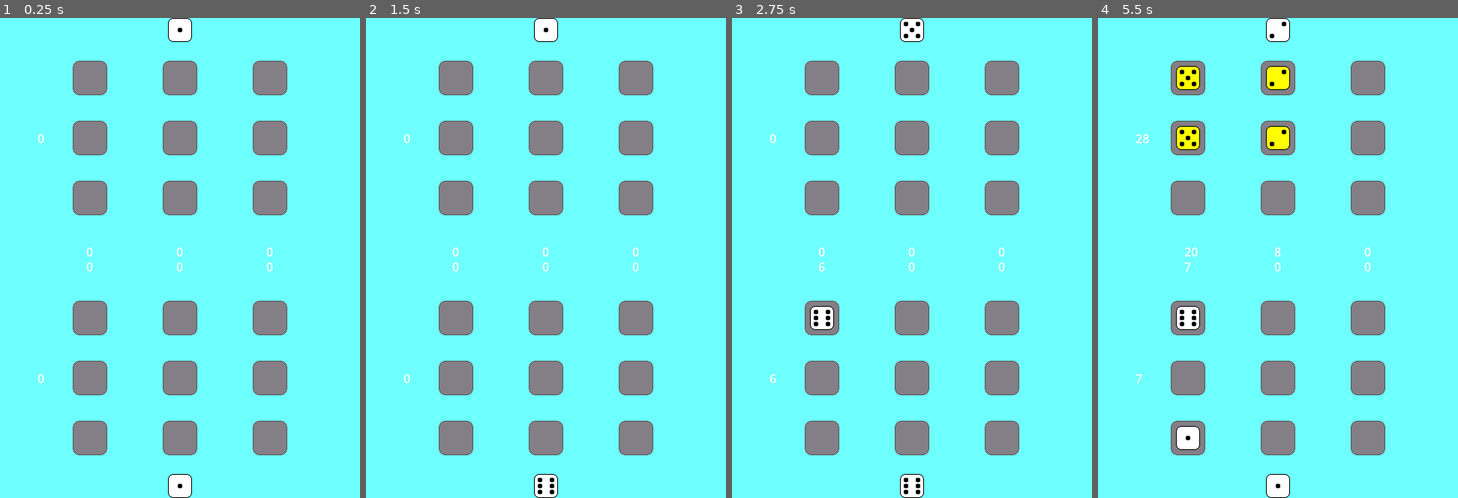
Above: before the commit, frames 1-4 (left to right).
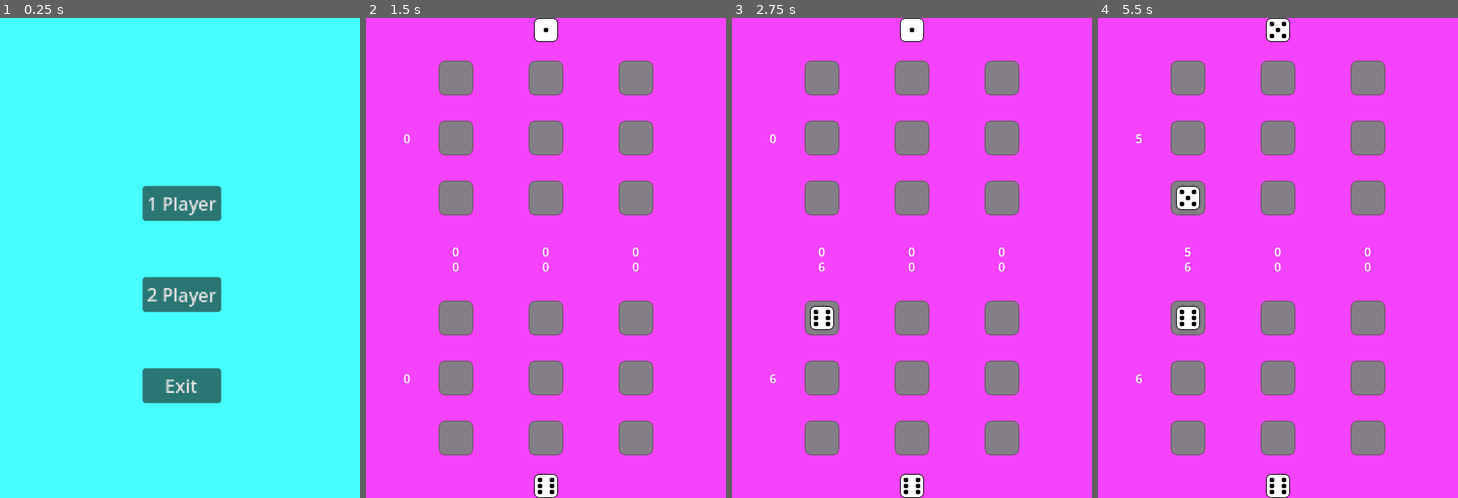
Above: after the commit, the same moments.

Repository: Hugo-Blosse/knucklebones1
Game: Godot game, scene res://mmenu.tscn
Two runs of this game, one before a commit and one after it. Both use one fixed random seed, a clock stepped at 60 frames per second and the inputs below. Before the commit the project starts from res://computer.tscn. The engine's default icon, where the game draws it, is replaced by a stand-in: a white triangle on a blue panel in a dark square.
Inputs (mouse positions are in pixels of both pictures, inside the frame that each line leads up to; where the layout moved, square brackets give the same spot in the first picture):
- Up to frame 1 (0.25 s): no input
- Up to frame 2 (1.5 s): click (549, 296) at 0.5 s, where only the run after the commit has a clickable "2 Player"; click (546, 488) at 1.25 s
- Up to frame 3 (2.75 s): click (822, 315) at 2 s
- Up to frame 4 (5.5 s): click (1188, 138) at 2.77 s; click (1278, 27) [1278, 488] at 3.5 s; click (1188, 200) [1188, 440] at 4.25 s; click (1278, 75) at 5.02 s

The runs differ from the first frame. In frame 1, 100% of the frame differs, in the area x 0-100%, y 0-100%; in frame 2, 87%; in frame 3, 87%; in frame 4, 89%.

Commit message:
menu
added menu with options to play computer or other player
added exit to menu button after game

Diff:
--- a/Main.gd
+++ b/Main.gd
@@ -29,14 +29,14 @@
 func _end() -> void:
 	var score1 : int = $P1FieldManager._game_ended()
 	var score2 : int = $P2FieldManager._game_ended()
-	$EndScreen/VBoxContainer/Label2.text = str(score1, " ", score2)
+	var s : String = ""
 	if score1 > score2:
-		$EndScreen/VBoxContainer/Label.text = "1 win"
+		s = "1 win"
 	elif  score1 < score2:
-		$EndScreen/VBoxContainer/Label.text = "2 win"
+		s = "2 win"
 	else:
-		$EndScreen/VBoxContainer/Label.text = "draw"
-	$EndScreen.visible = true
+		s = "draw"
+	$EndScreen.set_labels_text(str(score1, " ", score2), s)
 
 
 func _check_enemy_dices(val, field, fm) -> void:
@@ -44,3 +44,13 @@
 		$P2FieldManager.check_enemy_column(val, field)
 	else:
 		$P1FieldManager.check_enemy_column(val, field)
+
+
+func _restart() -> void:
+	$P1FieldManager.restart()
+	$P2FieldManager.restart()
+	$EndScreen.visible = false
+
+
+func _exit():
+	get_tree().change_scene_to_file("res://mmenu.tscn")
--- /dev/null
+++ b/Menu.gd
@@ -0,0 +1,26 @@
+extends Control
+
+
+var pvp := preload("res://pvp.tscn").instantiate()
+var computer := preload("res://pve.tscn").instantiate()
+
+
+func _on_pvp_button_pressed() -> void:
+	get_tree().root.add_child(pvp)
+	get_tree().current_scene = pvp
+	get_tree().root.remove_child(self)
+
+
+func _on_computer_button_pressed() -> void:
+	get_tree().root.add_child(computer)
+	get_tree().current_scene = computer
+	get_tree().root.remove_child(self)
+
+
+func _on_exit_button_pressed() -> void:
+	get_tree().root.propagate_notification(NOTIFICATION_WM_CLOSE_REQUEST)
+
+
+func _notification(what) -> void:
+	if what == NOTIFICATION_WM_CLOSE_REQUEST:
+		get_tree().quit()
--- a/computer.gd
+++ b/computer.gd
@@ -19,7 +19,7 @@
 
 
 func _check_enemy_dices(val, field, _fm) -> void:
-	p_2_field_manager.check_enemy_column(val, field)
+	$P1FieldManager.check_enemy_column(val, field)
 
 
 func roll(fm : FieldManager) -> void:
@@ -27,7 +27,7 @@
 	fm.change_sprite(result)
 
 
-func _on_p_1_field_manager_check_enemy_dices(val, field) -> void:
+func _on_p_1_field_manager_check_enemy_dices(val, field, _fm) -> void:
 	p_2_field_manager.check_enemy_column(val, field)
 	p_2_field_manager._on_texture_button_pressed()
 	p_2_field_manager.texture_button.disabled = true
@@ -48,15 +48,6 @@
 			p_2_field_manager._on_field_button_pressed(p_2_field_manager.fields[[next_move_col, j]])
 			$P1FieldManager/TextureButton.disabled = false
 			return
-
-
-#func get_next_move_col() -> int:
-	#var row_with_max_value : Array = get_avalible_row_with_max_value_count()
-	#var avalible_cols = check_col_avalibility()
-	#if row_with_max_value[1] > 0 && avalible_cols.has(row_with_max_value[0]):
-		#return row_with_max_value[0]
-	#else:
-		#return avalible_cols[rng.randi_range(0, avalible_cols.size() -1)]
 
 
 func check_col_avalibility() -> Array:
--- a/computer.tscn
+++ /dev/null
@@ -1,85 +0,0 @@
-[gd_scene load_steps=4 format=3 uid="uid://c7j78ebvyx0tb"]
-
-[ext_resource type="Script" path="res://computer.gd" id="1_mdbib"]
-[ext_resource type="PackedScene" uid="uid://cxnpx7rgdpnwd" path="res://field_manager.tscn" id="2_untyx"]
-
-[sub_resource type="StyleBoxEmpty" id="StyleBoxEmpty_sim5j"]
-
-[node name="Computer" type="Control"]
-layout_mode = 3
-anchors_preset = 15
-anchor_right = 1.0
-anchor_bottom = 1.0
-grow_horizontal = 2
-grow_vertical = 2
-script = ExtResource("1_mdbib")
-
-[node name="P1FieldManager" parent="." instance=ExtResource("2_untyx")]
-layout_mode = 0
-anchors_preset = 0
-anchor_right = 0.0
-anchor_bottom = 0.0
-offset_top = 320.0
-offset_right = 480.0
-offset_bottom = 640.0
-
-[node name="P2FieldManager" parent="." instance=ExtResource("2_untyx")]
-layout_mode = 0
-anchors_preset = 0
-anchor_right = 0.0
-anchor_bottom = 0.0
-offset_right = 480.0
-offset_bottom = 320.0
-
-[node name="Timer" type="Timer" parent="."]
-one_shot = true
-
-[node name="EndScreen" type="ColorRect" parent="."]
-visible = false
-layout_mode = 1
-anchors_preset = -1
-anchor_left = 0.25
-anchor_top = 0.4
-anchor_right = 0.75
-anchor_bottom = 0.6
-offset_left = -0.200005
-offset_top = -0.0800171
-offset_right = 0.119995
-offset_bottom = 0.0799866
-grow_horizontal = 2
-grow_vertical = 2
-
-[node name="VBoxContainer" type="VBoxContainer" parent="EndScreen"]
-layout_mode = 1
-anchors_preset = -1
-anchor_left = 0.423
-anchor_top = 0.25
-anchor_right = 0.577
-anchor_bottom = 0.75
-offset_left = 0.0199966
-offset_right = -0.0200043
-grow_horizontal = 2
-grow_vertical = 2
-
-[node name="Label" type="Label" parent="EndScreen/VBoxContainer"]
-layout_mode = 2
-theme_override_colors/font_color = Color(0, 0, 0, 1)
-
-[node name="Label2" type="Label" parent="EndScreen/VBoxContainer"]
-layout_mode = 2
-theme_override_colors/font_color = Color(0, 0, 0, 1)
-
-[node name="Button" type="Button" parent="EndScreen/VBoxContainer"]
-layout_mode = 2
-theme_override_colors/font_color = Color(0, 0, 0, 1)
-theme_override_styles/normal = SubResource("StyleBoxEmpty_sim5j")
-text = "RESTART"
-
-[connection signal="check_enemy_dices" from="P1FieldManager" to="." method="_on_p_1_field_manager_check_enemy_dices"]
-[connection signal="end" from="P1FieldManager" to="." method="_end"]
-[connection signal="rolled" from="P1FieldManager" to="." method="roll"]
-[connection signal="check_enemy_dices" from="P2FieldManager" to="P1FieldManager" method="check_enemy_column"]
-[connection signal="end" from="P2FieldManager" to="." method="_end"]
-[connection signal="rolled" from="P2FieldManager" to="." method="roll"]
-[connection signal="timeout" from="Timer" to="." method="_on_timer_timeout"]
-[connection signal="pressed" from="EndScreen/VBoxContainer/Button" to="." method="_restart"]
--- /dev/null
+++ b/end_screen.gd
@@ -0,0 +1,19 @@
+extends ColorRect
+
+
+signal restart()
+signal exit()
+
+
+func _on_button_pressed():
+	emit_signal("restart")
+
+
+func _on_exit_pressed():
+	emit_signal("exit")
+
+
+func set_labels_text(s1 : String, s2 : String) -> void:
+	visible = true
+	$VBoxContainer/Label.text = s1
+	$VBoxContainer/Label2.text = s2
--- /dev/null
+++ b/end_screen.tscn
@@ -0,0 +1,52 @@
+[gd_scene load_steps=4 format=3 uid="uid://0muweitw4l1e"]
+
+[ext_resource type="Script" path="res://end_screen.gd" id="1_g6cgy"]
+
+[sub_resource type="StyleBoxEmpty" id="StyleBoxEmpty_sim5j"]
+
+[sub_resource type="StyleBoxEmpty" id="StyleBoxEmpty_bdvvq"]
+
+[node name="EndScreen" type="ColorRect"]
+anchors_preset = -1
+anchor_right = 0.5
+anchor_bottom = 0.2
+offset_right = 0.320007
+offset_bottom = 0.160004
+grow_horizontal = 2
+grow_vertical = 2
+script = ExtResource("1_g6cgy")
+
+[node name="VBoxContainer" type="VBoxContainer" parent="."]
+layout_mode = 1
+anchors_preset = -1
+anchor_left = 0.423
+anchor_top = 0.25
+anchor_right = 0.577
+anchor_bottom = 0.75
+offset_left = 0.0199966
+offset_right = -0.0200043
+grow_horizontal = 2
+grow_vertical = 2
+
+[node name="Label" type="Label" parent="VBoxContainer"]
+layout_mode = 2
+theme_override_colors/font_color = Color(0, 0, 0, 1)
+
+[node name="Label2" type="Label" parent="VBoxContainer"]
+layout_mode = 2
+theme_override_colors/font_color = Color(0, 0, 0, 1)
+
+[node name="Restart" type="Button" parent="VBoxContainer"]
+layout_mode = 2
+theme_override_colors/font_color = Color(0, 0, 0, 1)
+theme_override_styles/normal = SubResource("StyleBoxEmpty_sim5j")
+text = "RESTART"
+
+[node name="Exit" type="Button" parent="VBoxContainer"]
+layout_mode = 2
+theme_override_colors/font_color = Color(0, 0, 0, 1)
+theme_override_styles/normal = SubResource("StyleBoxEmpty_bdvvq")
+text = "EXIT"
+
+[connection signal="pressed" from="VBoxContainer/Restart" to="." method="_on_button_pressed"]
+[connection signal="pressed" from="VBoxContainer/Exit" to="." method="_on_exit_pressed"]
--- a/field_manager.gd
+++ b/field_manager.gd
@@ -78,7 +78,7 @@
 	change_num_of_filled_fields(1)
 	set_fields_disabled(true)
 	$PointCounter.set_label_value(field.col_num, set_points(field.col_num))
-	emit_signal("check_enemy_dices", value, field)
+	emit_signal("check_enemy_dices", value, field, self)
 
 
 func set_fields_disabled(is_disabled : bool) -> void:
--- a/field_manager.tscn
+++ b/field_manager.tscn
@@ -10,7 +10,7 @@
 anchor_bottom = 0.5
 size_flags_horizontal = 4
 size_flags_vertical = 4
-color = Color(0.431373, 1, 1, 1)
+color = Color(0.964706, 0.258824, 1, 1)
 script = ExtResource("1_u4yeu")
 
 [node name="PointCounter" parent="." instance=ExtResource("3_2bioy")]
--- a/main.tscn
+++ /dev/null
@@ -1,89 +0,0 @@
-[gd_scene load_steps=4 format=3 uid="uid://ctw5jefq47rif"]
-
-[ext_resource type="Script" path="res://Main.gd" id="1_pl0hd"]
-[ext_resource type="Texture2D" uid="uid://bljwioevhp08e" path="res://icon.svg" id="3_bpdrr"]
-[ext_resource type="PackedScene" uid="uid://cxnpx7rgdpnwd" path="res://field_manager.tscn" id="3_mtgqr"]
-
-[node name="Main" type="Control"]
-layout_mode = 3
-anchors_preset = 15
-anchor_right = 1.0
-anchor_bottom = 1.0
-grow_horizontal = 2
-grow_vertical = 2
-script = ExtResource("1_pl0hd")
-
-[node name="P1FieldManager" parent="." instance=ExtResource("3_mtgqr")]
-layout_mode = 1
-anchors_preset = 7
-anchor_left = 0.5
-anchor_top = 1.0
-anchor_right = 0.5
-anchor_bottom = 1.0
-offset_left = -240.0
-offset_top = -320.0
-offset_right = 240.0
-grow_horizontal = 2
-grow_vertical = 0
-
-[node name="P2FieldManager" parent="." instance=ExtResource("3_mtgqr")]
-layout_mode = 1
-anchors_preset = 7
-anchor_left = 0.5
-anchor_top = 1.0
-anchor_right = 0.5
-anchor_bottom = 1.0
-offset_left = -240.0
-offset_top = -640.0
-offset_right = 240.0
-offset_bottom = -320.0
-grow_horizontal = 2
-grow_vertical = 0
-
-[node name="Sprite2D" type="Sprite2D" parent="."]
-visible = false
-position = Vector2(240, 220)
-scale = Vector2(3.75, 1)
-texture = ExtResource("3_bpdrr")
-
-[node name="EndScreen" type="ColorRect" parent="."]
-visible = false
-layout_mode = 1
-anchors_preset = -1
-anchor_left = 0.25
-anchor_top = 0.4
-anchor_right = 0.75
-anchor_bottom = 0.6
-offset_left = -0.200005
-offset_top = -0.0800171
-offset_right = 0.119995
-offset_bottom = 0.0799866
-grow_horizontal = 2
-grow_vertical = 2
-
-[node name="VBoxContainer" type="VBoxContainer" parent="EndScreen"]
-layout_mode = 1
-anchors_preset = -1
-anchor_left = 0.423
-anchor_top = 0.25
-anchor_right = 0.577
-anchor_bottom = 0.75
-offset_left = 0.0199966
-offset_right = -0.0200043
-grow_horizontal = 2
-grow_vertical = 2
-
-[node name="Label" type="Label" parent="EndScreen/VBoxContainer"]
-layout_mode = 2
-theme_override_colors/font_color = Color(0, 0, 0, 1)
-
-[node name="Label2" type="Label" parent="EndScreen/VBoxContainer"]
-layout_mode = 2
-theme_override_colors/font_color = Color(0, 0, 0, 1)
-
-[connection signal="check_enemy_dices" from="P1FieldManager" to="." method="_check_enemy_dices"]
-[connection signal="end" from="P1FieldManager" to="." method="_end"]
-[connection signal="rolled" from="P1FieldManager" to="." method="roll"]
-[connection signal="check_enemy_dices" from="P2FieldManager" to="." method="_check_enemy_dices"]
-[connection signal="end" from="P2FieldManager" to="." method="_end"]
-[connection signal="rolled" from="P2FieldManager" to="." method="roll"]
--- /dev/null
+++ b/mmenu.tscn
@@ -0,0 +1,46 @@
+[gd_scene load_steps=2 format=3 uid="uid://b7nnr4hvgy0c"]
+
+[ext_resource type="Script" path="res://Menu.gd" id="1_avfsl"]
+
+[node name="Menu" type="ColorRect"]
+anchors_preset = 15
+anchor_right = 1.0
+anchor_bottom = 1.0
+grow_horizontal = 2
+grow_vertical = 2
+size_flags_horizontal = 4
+color = Color(0.270588, 1, 1, 1)
+script = ExtResource("1_avfsl")
+
+[node name="VBoxContainer" type="VBoxContainer" parent="."]
+layout_mode = 1
+anchors_preset = 8
+anchor_left = 0.5
+anchor_top = 0.5
+anchor_right = 0.5
+anchor_bottom = 0.5
+offset_left = -50.0
+offset_top = -96.5
+offset_right = 20.0
+offset_bottom = 96.5
+grow_horizontal = 2
+grow_vertical = 2
+scale = Vector2(1.5, 1.5)
+theme_override_constants/separation = 50
+
+[node name="Computer" type="Button" parent="VBoxContainer"]
+layout_mode = 2
+text = "1 Player
+"
+
+[node name="PVP" type="Button" parent="VBoxContainer"]
+layout_mode = 2
+text = "2 Player"
+
+[node name="Exit" type="Button" parent="VBoxContainer"]
+layout_mode = 2
+text = "Exit"
+
+[connection signal="pressed" from="VBoxContainer/Computer" to="." method="_on_computer_button_pressed"]
+[connection signal="pressed" from="VBoxContainer/PVP" to="." method="_on_pvp_button_pressed"]
+[connection signal="pressed" from="VBoxContainer/Exit" to="." method="_on_exit_button_pressed"]
--- a/project.godot
+++ b/project.godot
@@ -11,7 +11,7 @@
 [application]
 
 config/name="Knucklebones"
-run/main_scene="res://computer.tscn"
+run/main_scene="res://mmenu.tscn"
 config/features=PackedStringArray("4.2", "Mobile")
 config/icon="res://icon.svg"
 
--- /dev/null
+++ b/pve.tscn
@@ -0,0 +1,56 @@
+[gd_scene load_steps=4 format=3 uid="uid://cyhsp5qsgtr1d"]
+
+[ext_resource type="Script" path="res://computer.gd" id="1_kymtk"]
+[ext_resource type="PackedScene" uid="uid://cxnpx7rgdpnwd" path="res://field_manager.tscn" id="2_ywei4"]
+[ext_resource type="PackedScene" uid="uid://0muweitw4l1e" path="res://end_screen.tscn" id="3_m7xcp"]
+
+[node name="PVE" type="Control"]
+layout_mode = 3
+anchors_preset = 15
+anchor_right = 1.0
+anchor_bottom = 1.0
+grow_horizontal = 2
+grow_vertical = 2
+script = ExtResource("1_kymtk")
+
+[node name="P1FieldManager" parent="." instance=ExtResource("2_ywei4")]
+layout_mode = 0
+anchors_preset = 0
+anchor_right = 0.0
+anchor_bottom = 0.0
+offset_top = 320.0
+offset_right = 480.0
+offset_bottom = 640.0
+
+[node name="P2FieldManager" parent="." instance=ExtResource("2_ywei4")]
+layout_mode = 0
+anchors_preset = 0
+anchor_right = 0.0
+anchor_bottom = 0.0
+offset_right = 480.0
+offset_bottom = 320.0
+
+[node name="EndScreen" parent="." instance=ExtResource("3_m7xcp")]
+visible = false
+layout_mode = 1
+anchors_preset = 8
+anchor_left = 0.5
+anchor_top = 0.5
+anchor_bottom = 0.5
+offset_left = -120.0
+offset_top = -64.0
+offset_right = 120.0
+offset_bottom = 64.0
+
+[node name="Timer" type="Timer" parent="."]
+one_shot = true
+
+[connection signal="check_enemy_dices" from="P1FieldManager" to="." method="_on_p_1_field_manager_check_enemy_dices"]
+[connection signal="end" from="P1FieldManager" to="." method="_end"]
+[connection signal="rolled" from="P1FieldManager" to="." method="roll"]
+[connection signal="check_enemy_dices" from="P2FieldManager" to="." method="_check_enemy_dices"]
+[connection signal="end" from="P2FieldManager" to="." method="_end"]
+[connection signal="rolled" from="P2FieldManager" to="." method="roll"]
+[connection signal="exit" from="EndScreen" to="." method="_exit"]
+[connection signal="restart" from="EndScreen" to="." method="_restart"]
+[connection signal="timeout" from="Timer" to="." method="_on_timer_timeout"]
--- /dev/null
+++ b/pvp.tscn
@@ -0,0 +1,69 @@
+[gd_scene load_steps=5 format=3 uid="uid://ctw5jefq47rif"]
+
+[ext_resource type="Script" path="res://Main.gd" id="1_jsx3e"]
+[ext_resource type="PackedScene" uid="uid://cxnpx7rgdpnwd" path="res://field_manager.tscn" id="2_dqse1"]
+[ext_resource type="Texture2D" uid="uid://bljwioevhp08e" path="res://icon.svg" id="3_fnnwu"]
+[ext_resource type="PackedScene" uid="uid://0muweitw4l1e" path="res://end_screen.tscn" id="4_qpxg1"]
+
+[node name="PVP" type="Control"]
+layout_mode = 3
+anchors_preset = 15
+anchor_right = 1.0
+anchor_bottom = 1.0
+grow_horizontal = 2
+grow_vertical = 2
+script = ExtResource("1_jsx3e")
+
+[node name="P1FieldManager" parent="." instance=ExtResource("2_dqse1")]
+layout_mode = 1
+anchors_preset = 7
+anchor_left = 0.5
+anchor_top = 1.0
+anchor_right = 0.5
+anchor_bottom = 1.0
+offset_left = -240.0
+offset_top = -320.0
+offset_right = 240.0
+grow_horizontal = 2
+grow_vertical = 0
+
+[node name="P2FieldManager" parent="." instance=ExtResource("2_dqse1")]
+layout_mode = 1
+anchors_preset = 7
+anchor_left = 0.5
+anchor_top = 1.0
+anchor_right = 0.5
+anchor_bottom = 1.0
+offset_left = -240.0
+offset_top = -640.0
+offset_right = 240.0
+offset_bottom = -320.0
+grow_horizontal = 2
+grow_vertical = 0
+
+[node name="Sprite2D" type="Sprite2D" parent="."]
+visible = false
+position = Vector2(240, 220)
+scale = Vector2(3.75, 1)
+texture = ExtResource("3_fnnwu")
+
+[node name="EndScreen" parent="." instance=ExtResource("4_qpxg1")]
+visible = false
+layout_mode = 1
+anchors_preset = 8
+anchor_left = 0.5
+anchor_top = 0.5
+anchor_bottom = 0.5
+offset_left = -120.0
+offset_top = -64.0
+offset_right = 120.0
+offset_bottom = 64.0
+
+[connection signal="check_enemy_dices" from="P1FieldManager" to="." method="_check_enemy_dices"]
+[connection signal="end" from="P1FieldManager" to="." method="_end"]
+[connection signal="rolled" from="P1FieldManager" to="." method="roll"]
+[connection signal="check_enemy_dices" from="P2FieldManager" to="." method="_check_enemy_dices"]
+[connection signal="end" from="P2FieldManager" to="." method="_end"]
+[connection signal="rolled" from="P2FieldManager" to="." method="roll"]
+[connection signal="exit" from="EndScreen" to="." method="_exit"]
+[connection signal="restart" from="EndScreen" to="." method="_restart"]
